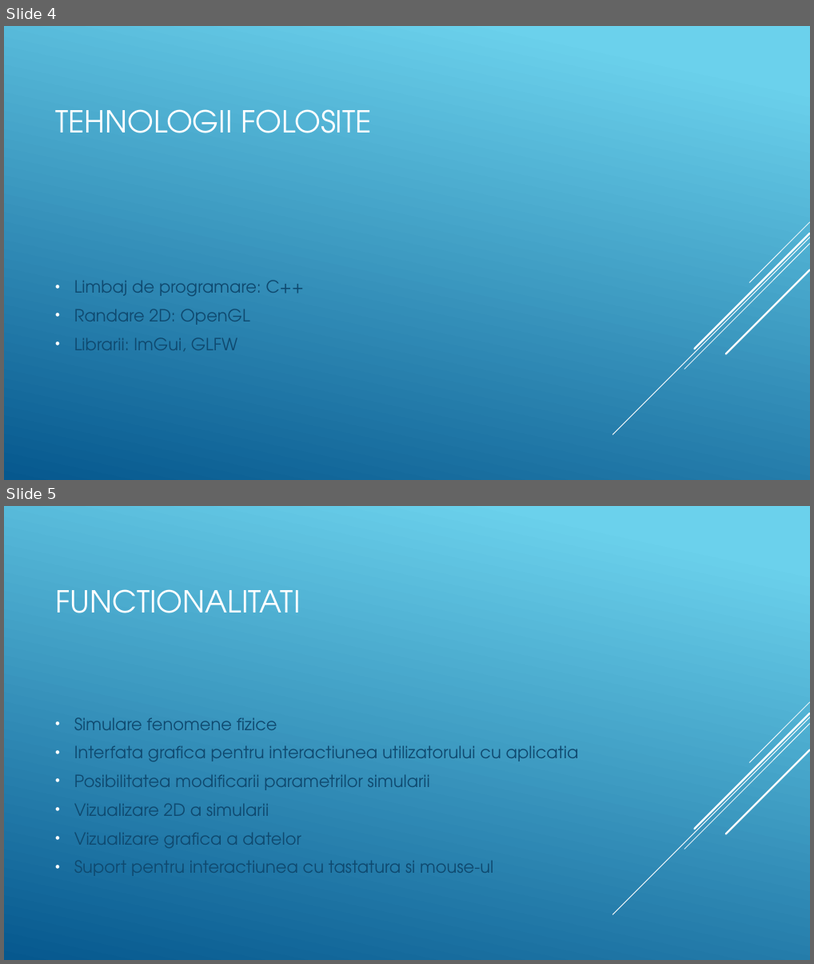
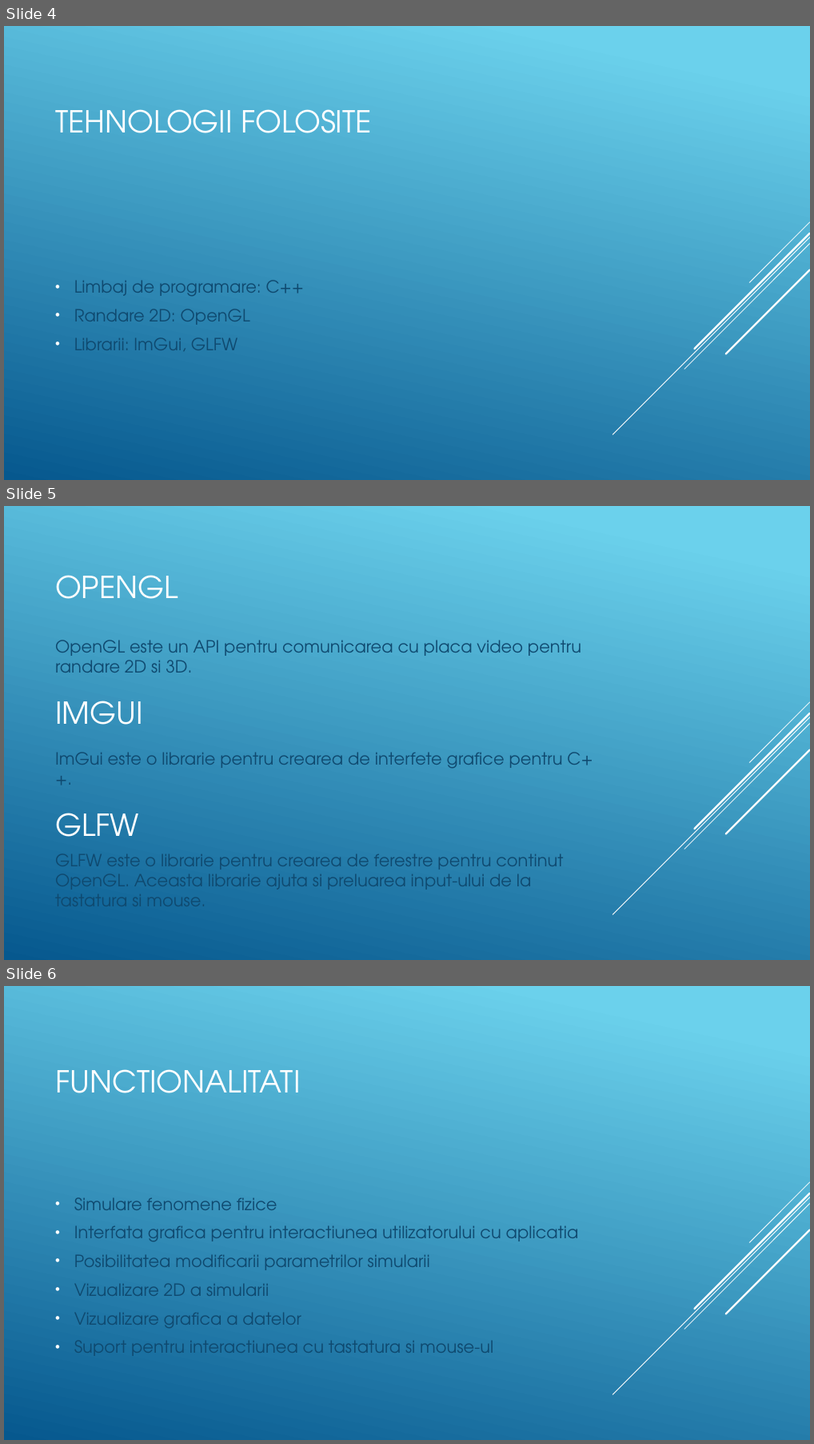
Before and after one commit to student-andreas/ASIPSI-proiect, a slide deck: Manea_Andreas_Prezentare_ASIPSI.pptx. Shown one above the other, each under a label of ours: slides 4 and 5 before the commit, slides 4, 5 and 6 after it. The pictures are 814x964 and 814x1444 pixels, drawn with LibreOffice and Linux fonts; fonts in the diff are those of the drawing. Boxes give left, top, right and bottom in pixels: in the first picture for what was removed or moved away, otherwise in the second. Text is boxed around its words. In the diff, an @@ line names an element or a change of style, - is before the commit and + after.

```diff
--- a/Manea_Andreas_Prezentare_ASIPSI.pptx
+++ b/Manea_Andreas_Prezentare_ASIPSI.pptx
@@ slide 5 added at [4, 506, 810, 960], background gradient #6ED2EB to #06588E; not listed: 5 template elements that a slide beside it also shows @@
@@ title added at [55, 575, 178, 599], 36 pt, text #FFFFFF @@
+OPENGL
@@ text added at [55, 640, 582, 672], 20 pt, text #0F496F @@
+OpenGL este un API pentru comunicarea cu placa video pentru randare 2D si 3D.
@@ text added at [55, 700, 143, 724], 36 pt, text #FFFFFF @@
+IMGUI
@@ text added at [55, 752, 593, 768], 20 pt, text #0F496F @@
+ImGui este o librarie pentru crearea de interfete grafice pentru C++.
@@ text added at [55, 812, 139, 836], 36 pt, text #FFFFFF @@
+GLFW
@@ text added at [55, 854, 563, 889], 20 pt, text #0F496F @@
+GLFW este o librarie pentru crearea de ferestre pentru continut OpenGL. Aceasta librarie ajuta si preluarea input-ului de la tastatura si mouse.
@@ what was slide 5 is now slide 6 @@
```
Also in this commit, not shown: 1 slide changed.
